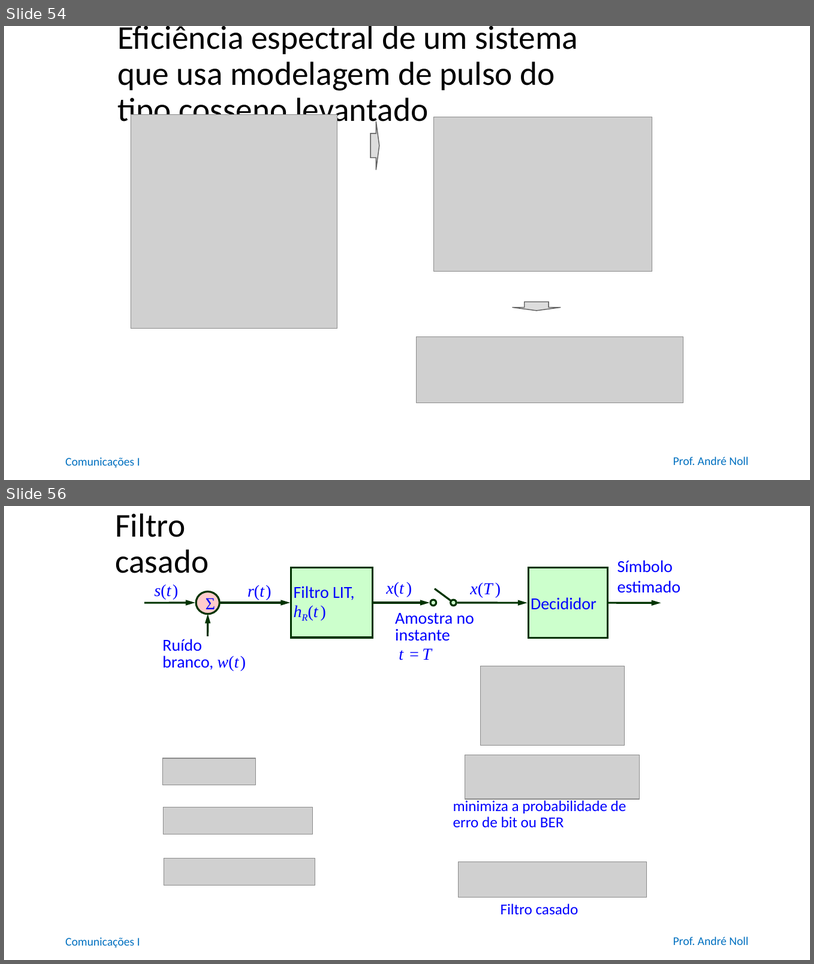
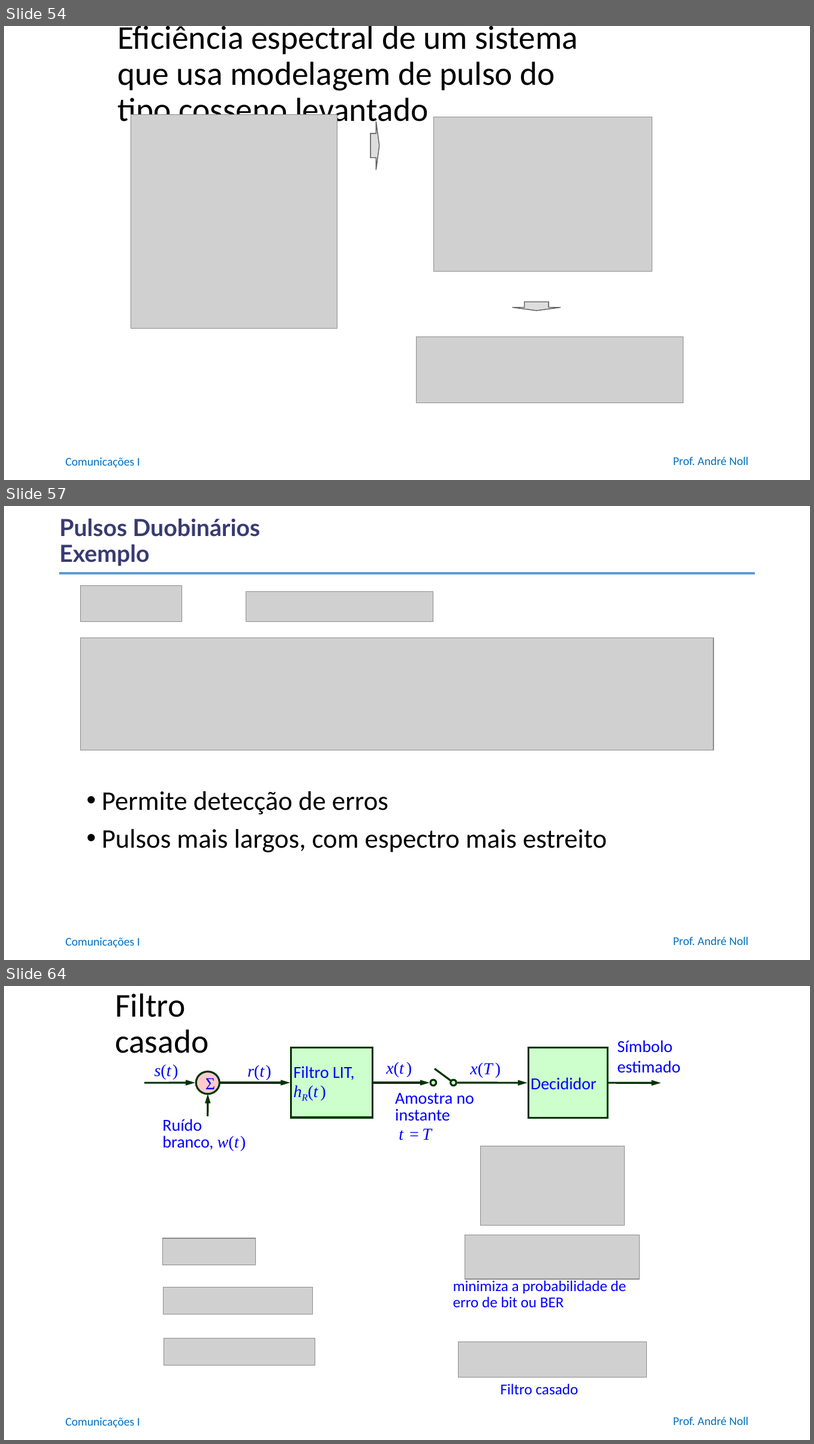
Before and after one commit to anollba/comunicacoes_i_ufrj, a slide deck: slides/Part3 -Digital/03_04_Códigos_linha.pptx. Shown one above the other, each under a label of ours: slides 54 and 56 before the commit, slides 54, 57 and 64 after it; the slides between them are not shown. The pictures are 814x964 and 814x1444 pixels, drawn with LibreOffice and Linux fonts; fonts in the diff are those of the drawing; grey boxes stand for pictures; background and template pictures are left out. Boxes give left, top, right and bottom in pixels: in the first picture for what was removed or moved away, otherwise in the second. Text is boxed around its words. In the diff, an @@ line names an element or a change of style, - is before the commit and + after.

```diff
--- a/slides/Part3 -Digital/03_04_Códigos_linha.pptx
+++ b/slides/Part3 -Digital/03_04_Códigos_linha.pptx
@@ slide 57 added at (4, 506, 810, 960), background #FFFFFF; not listed: 2 template elements that a slide beside it also shows @@
@@ title added at (59, 519, 260, 566), 28 pt, text #383B71, bold @@
+Pulsos Duobinários
+Exemplo
@@ line added from (60, 573) to (755, 573), #5B9BD5 3.25 pt @@
@@ picture added at (81, 586, 182, 622) @@
@@ picture added at (246, 591, 434, 622) @@
@@ picture added at (81, 638, 714, 750) @@
@@ text added at (102, 791, 607, 852), 32 pt, text #000000 @@
+• Permite detecção de erros
+• Pulsos mais largos, com espectro mais estreito
@@ what was slide 56 is now slide 64 @@
```
Also in this commit, not shown: 2 slides changed, 7 other slides added, 25 slides removed, 1 other file.
